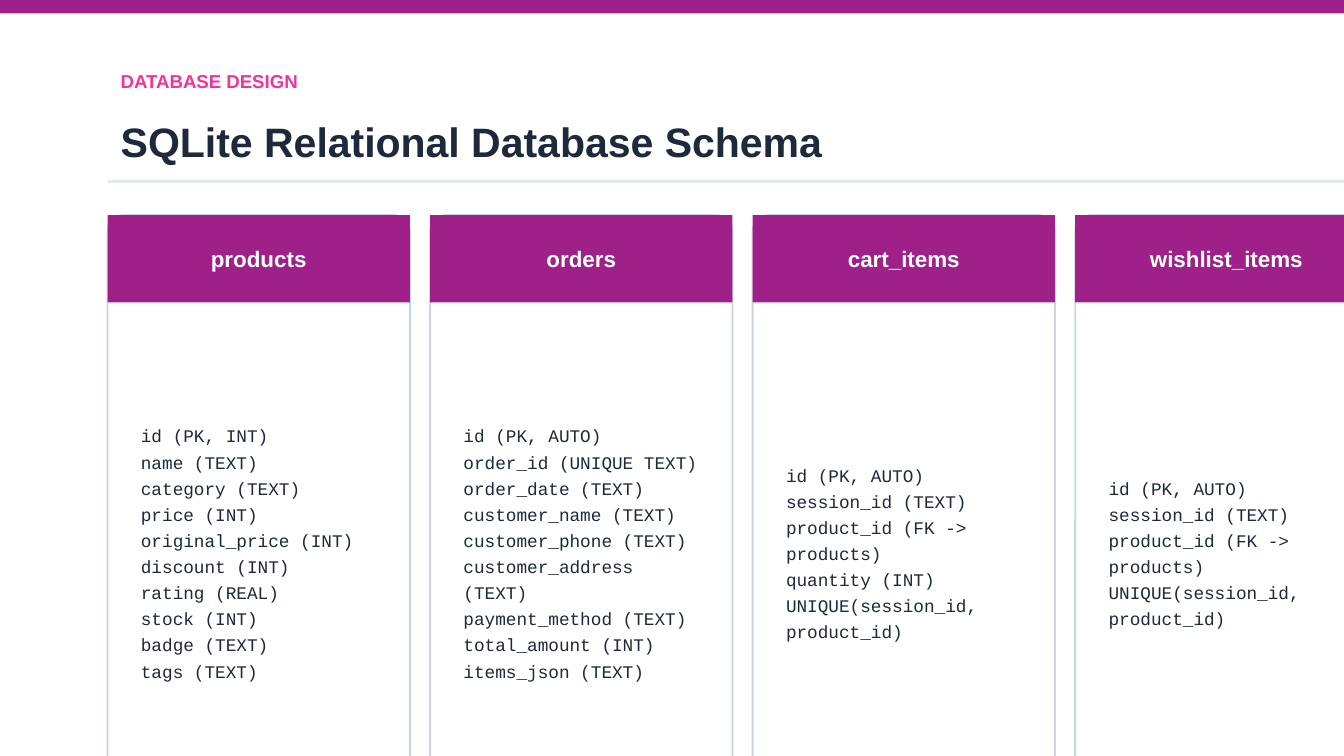
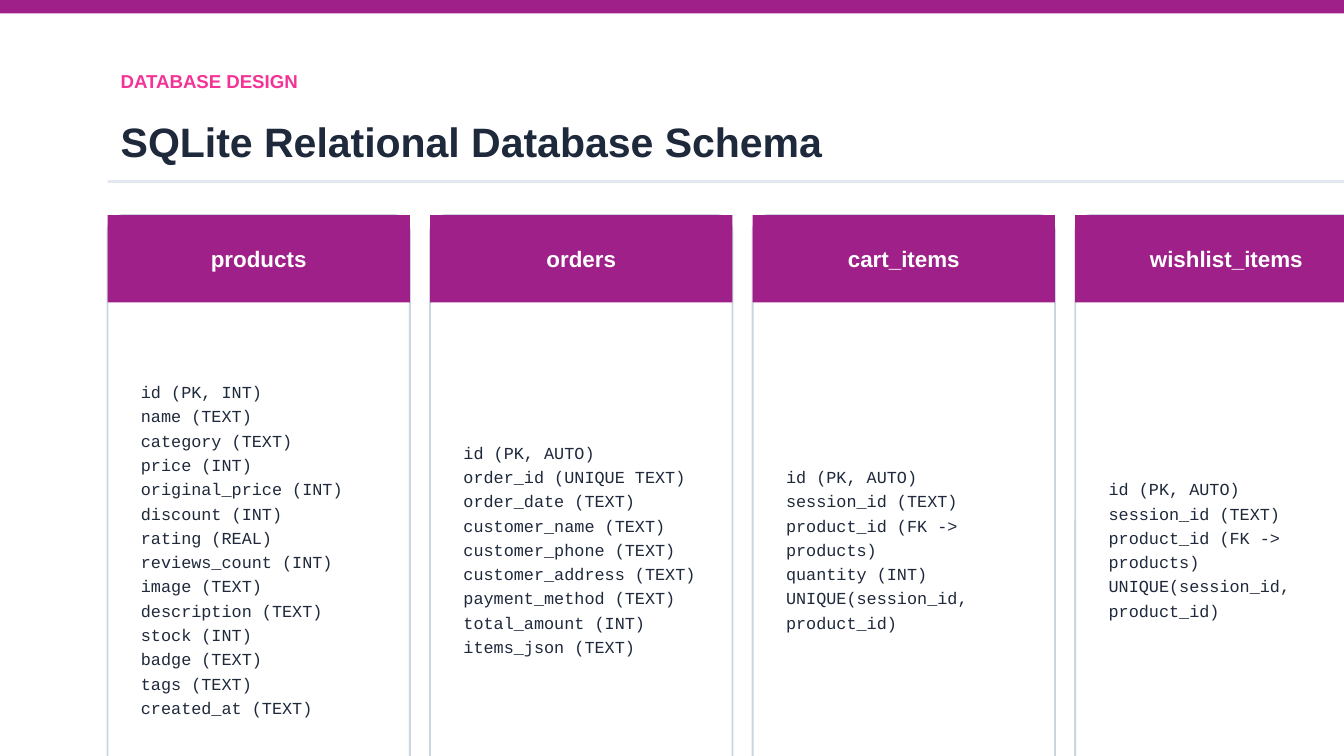
Before and after one commit to krishabh7928-jpg/meesho-clone-, a slide deck: slide 6 of Meesho_Clone_BTech_Project_Presentation.pptx. Drawn at 1344x756 pixels with LibreOffice and Linux fonts; fonts in the diff are those of the drawing. Boxes give left, top, right and bottom in pixels: in the first picture for what was removed or moved away, otherwise in the second. Text is boxed around its words. In the diff, an @@ line names an element or a change of style, - is before the commit and + after.

```diff
--- a/Meesho_Clone_BTech_Project_Presentation.pptx
+++ b/Meesho_Clone_BTech_Project_Presentation.pptx
@@ text "id (PK, INT)": place and size @@
-text "id (PK, INT)" at (141, 430, 353, 682)
+text "id (PK, INT)" at (141, 386, 342, 718)
@@ text "id (PK, AUTO)": place and size @@
-text "id (PK, AUTO)" at (463, 430, 697, 682)
+text "id (PK, AUTO)" at (463, 446, 696, 657)
@@ size 9.5 to 9 pt; line spacing 14pt to 13pt in 3 elements at (463, 446, 696, 657), (786, 471, 968, 633), (1109, 483, 1291, 621) @@
@@ text at (141, 386, 342, 694): size 9.5 to 9 pt in "id (PK, INT)", "name (TEXT)", "category (TEXT)", "price (INT)" and 6 more places; line spacing 14pt to 13pt @@
@@ text at (141, 556, 332, 621): paragraphs added @@
+reviews_count (INT)
+image (TEXT)
+description (TEXT)
@@ text at (141, 701, 313, 718): paragraph added @@
+created_at (TEXT)
```
Also in this commit, not shown: 10 other slides changed, 3 slides added, 1 slide removed, 27 other files.
